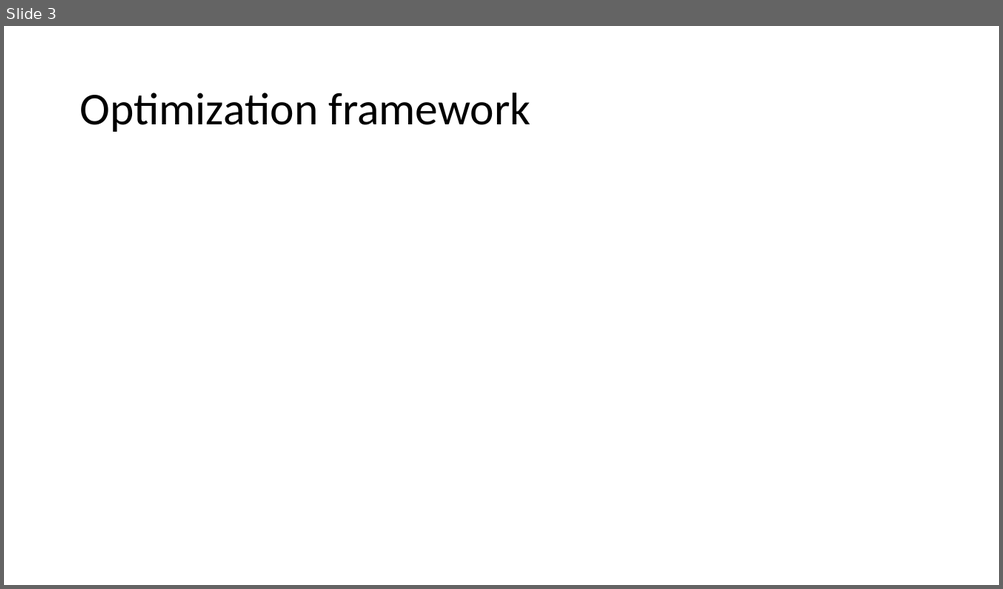
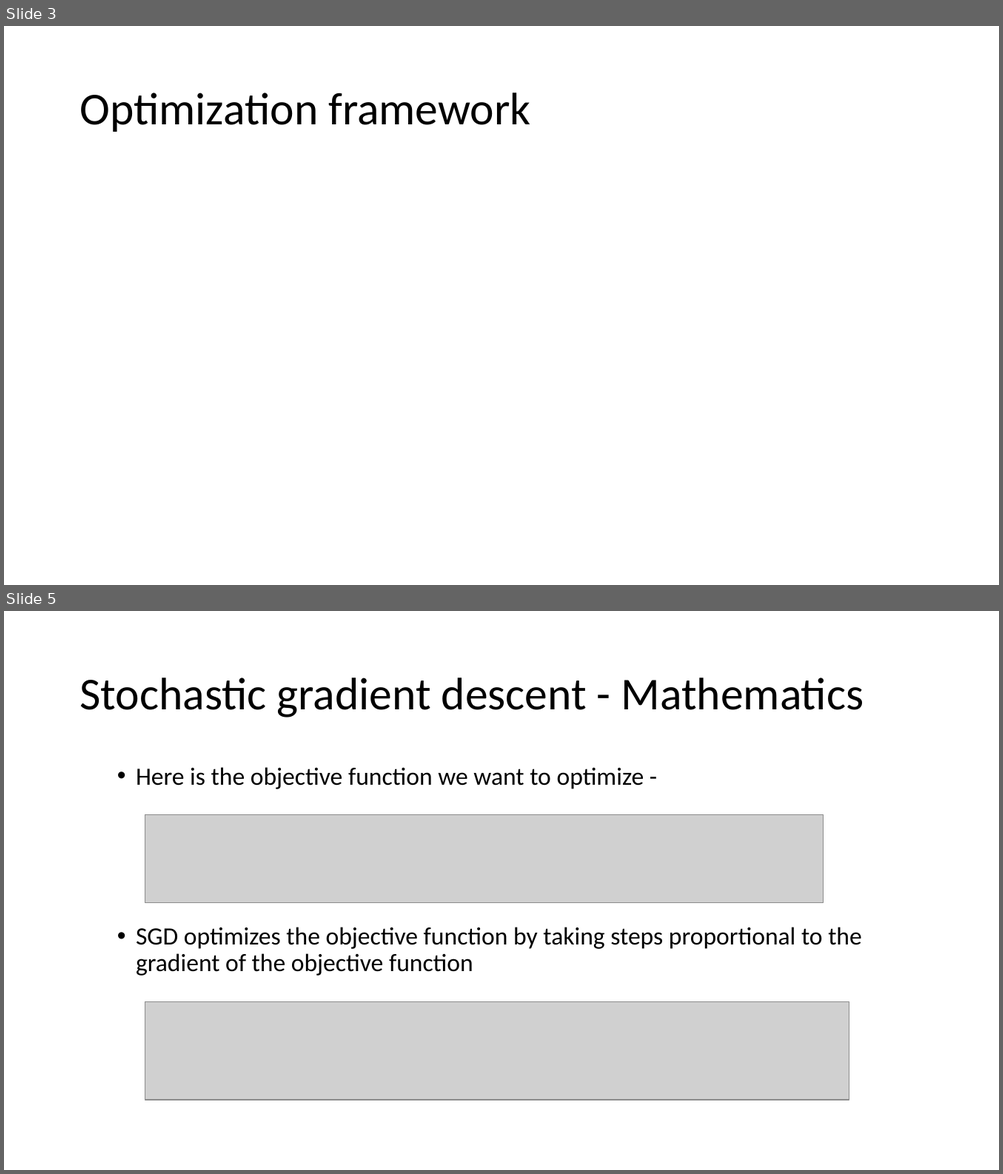
Before and after one commit to arunabh98/EPFL-CryoEM, a slide deck: reports/Project Status 4.pptx. Shown one above the other, each under a label of ours: slide 3 before the commit, slides 3 and 5 after it; the slides between them are not shown. The pictures are 1003x589 and 1003x1174 pixels, drawn with LibreOffice and Linux fonts; fonts in the diff are those of the drawing; grey boxes stand for pictures. Boxes give left, top, right and bottom in pixels: in the first picture for what was removed or moved away, otherwise in the second. Text is boxed around its words. In the diff, an @@ line names an element or a change of style, - is before the commit and + after.

```diff
--- a/reports/Project Status 4.pptx
+++ b/reports/Project Status 4.pptx
@@ slide 5 added at <box>4,611,999,1170</box>, background #FFFFFF @@
@@ title added at <box>79,678,864,718</box>, 44 pt, text #000000 @@
+Stochastic gradient descent - Mathematics
@@ text added at <box>136,767,862,976</box>, 24 pt, text #000000 @@
+  • Here is the objective function we want to optimize -
+  • SGD optimizes the objective function by taking steps proportional to the gradient of the objective function
@@ picture added at <box>145,815,822,903</box> @@
@@ picture added at <box>145,1002,848,1100</box> @@
```
Also in this commit, not shown: 8 other slides added.
